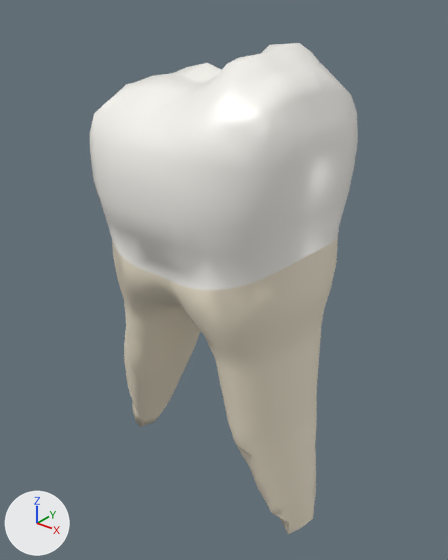
What one commit did to the glTF model public/models/teeth/84-lo.glb.
Rendered twice from a 50 mm lens placed at (11.72, -14.58, 7.67), pointed at (-0.08, 0.17, -1.48). The lights are fixed; the arrows at lower left show +X, +Y and +Z. The first picture is the older version. Where no turn or scale is listed for an object, it has been applied to the vertices.

In view in the first picture: 'M', 'O', 'V', 'root'.
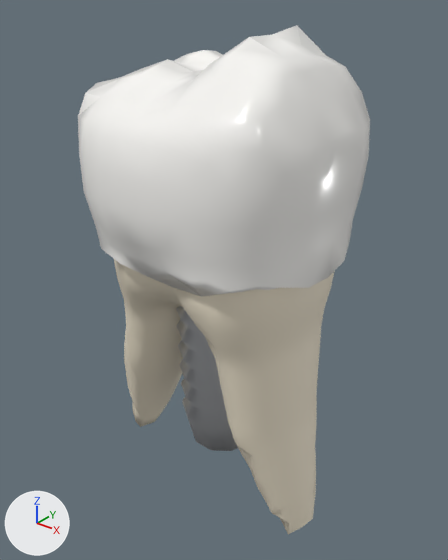
Where the newer file only moved an object's origin or applied its transform, the numbers keep the older frame.

Location of each change, [x1, y1, x2, y2] in pixels of the pictures (448 x 560 px):
'crown', added
    after: [78, 25, 370, 297]
'implant', added
    after: [176, 306, 238, 451]
'V', unchanged, covered by the edit
    before: [90, 88, 255, 290]
'M', unchanged, covered by the edit
    before: [251, 63, 358, 283]
'O', unchanged, covered by the edit
    before: [120, 43, 320, 107]

The edits, one by one:
Material 'titanium' (mat_titanium) is new.
Its base color is (0.72, 0.74, 0.77) (light grey #dddfe3).
Its metallic is 1.0.
Its roughness is 0.35.
Material 'ceramic' (mat_ceramic) is new.
Its base color is (0.97, 0.96, 0.93) (white #fcfaf7).
Its roughness is 0.2.
Mesh me_implant is new.
It has 202 vertices, 400 faces and spans x -1.7..1.7, y -1.62..1.62, z -5.75..5.75.
It uses material mat_titanium (light grey #dddfe3).
Mesh me_crown is new.
It has 286 vertices, 568 faces and spans x -4.18..4.18, y -3.84..3.84, z -3.4..3.4.
It uses material mat_ceramic (white #fcfaf7).
Object 'implant' (ob_implant) is new; it shows me_implant.
Its location is (0.0, 0.0, -2.55).
Object 'crown' (ob_crown) is new; it shows me_crown.
Its location is (0.02, 0.0, 3.1).
